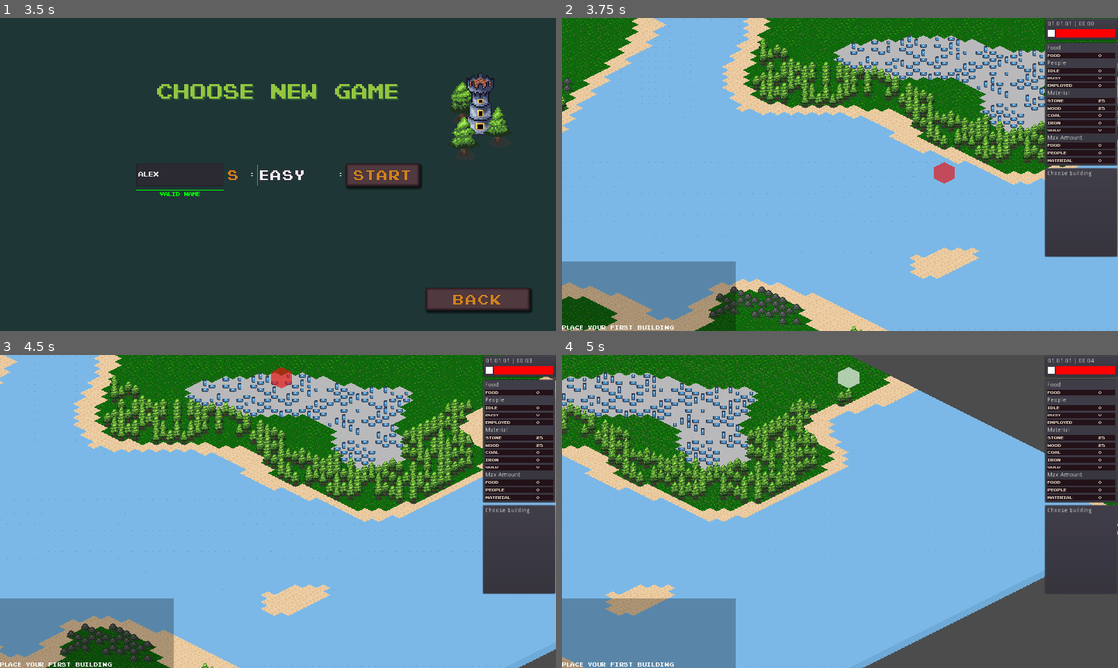
Above: before the commit, frames 1-4 (two rows, left to right).
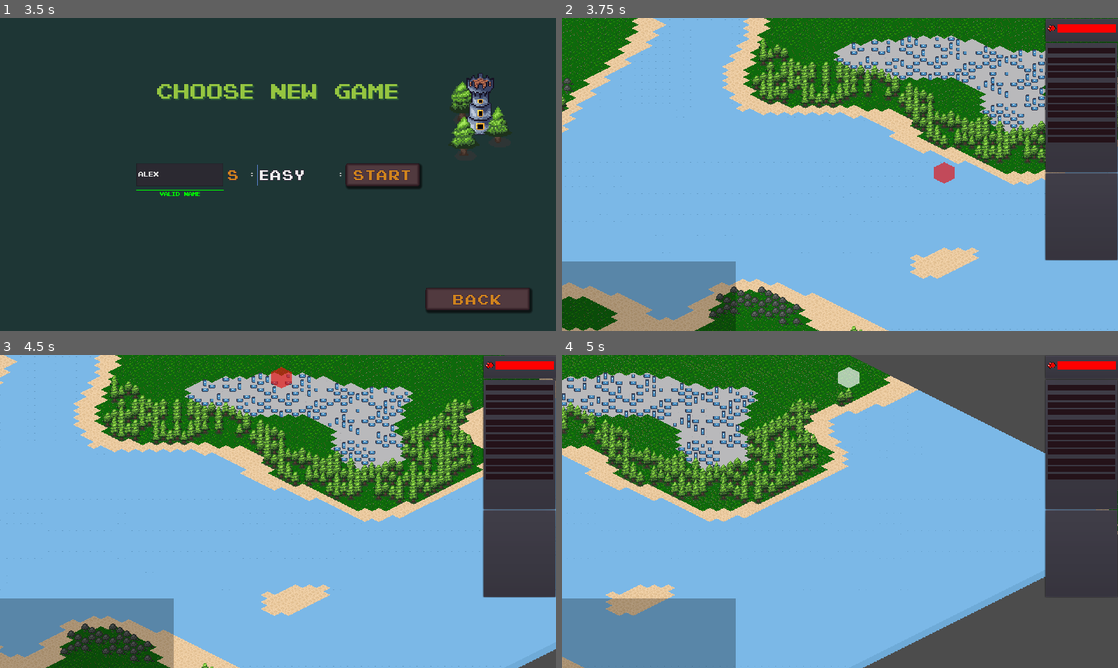
Above: after the commit, the same moments.

Repository: FilMer17/MightyTower
Game: Godot game, scene res://ui/menu/TitleMenu.tscn
Two runs of this game, one before a commit and one after it. Both use one fixed random seed, a clock stepped at 60 frames per second and the inputs below. The engine's default icon, where the game draws it, is replaced by a stand-in: a white triangle on a blue panel in a dark square.
Inputs (mouse positions are in pixels of both pictures, inside the frame that each line leads up to):
- Up to frame 1 (3.5 s): click "New Game" at 0.5 s; click (177, 174) at 1.27 s; type "Alex" at 1.35 s; click "EASY" at 2 s; click "EASY" at 2.75 s
- Up to frame 2 (3.75 s): click "Start" at 3.5 s
- Up to frame 3 (4.5 s): tap Enter at 4.25 s; move the mouse to (289, 380) at 4.27 s; hold Right (ui_right) from 4.28 s (still down); hold 1 (building1) from 4.28 s (still down); click (289, 380) at 4.42 s
- Up to frame 4 (5 s): keep holding Right (ui_right); keep holding 1 (building1)

Frame 1 is identical in both runs. In frame 2, 3.8% of the frame differs, in the area x 0-100%, y 0-100%; in frame 3, 3.8%, in the area x 0-100%, y 1-100%; in frame 4, 3.5%.

Commit message:
Design Buildings new wooden tower|house stone house + new happiness icon

Diff:
--- a/game/data/buildings/houses/SmallHouse.tscn
+++ b/game/data/buildings/houses/SmallHouse.tscn
@@ -2,7 +2,7 @@
 
 [ext_resource path="res://source/buildings/types/House.gd" type="Script" id=1]
 [ext_resource path="res://graphics/shader/BuildingHover.shader" type="Shader" id=2]
-[ext_resource path="res://graphics/buildings/residences/Cube2.png" type="Texture" id=3]
+[ext_resource path="res://graphics/buildings/houses/WoodenHouse.png" type="Texture" id=3]
 
 [sub_resource type="ShaderMaterial" id=1]
 shader = ExtResource( 2 )
@@ -39,8 +39,9 @@
 wait_time = 0.3
 
 [node name="Sprite" type="Sprite" parent="BuildingContainer"]
-self_modulate = Color( 0.639216, 0.407843, 0.270588, 1 )
 material = SubResource( 1 )
+position = Vector2( -1.42109e-14, 7.15815 )
+scale = Vector2( 0.42, 0.42 )
 texture = ExtResource( 3 )
 
 [node name="GUIContainer" type="Node2D" parent="BuildingContainer"]
--- a/game/data/buildings/towers/SmallTower.tscn
+++ b/game/data/buildings/towers/SmallTower.tscn
@@ -2,7 +2,7 @@
 
 [ext_resource path="res://source/buildings/types/Tower.gd" type="Script" id=1]
 [ext_resource path="res://graphics/interface/Light.png" type="Texture" id=2]
-[ext_resource path="res://graphics/buildings/residences/Cube1.png" type="Texture" id=3]
+[ext_resource path="res://graphics/buildings/towers/WoodenTower.png" type="Texture" id=3]
 
 [sub_resource type="CapsuleShape2D" id=1]
 radius = 72.0
@@ -32,9 +32,8 @@
 wait_time = 0.3
 
 [node name="Sprite" type="Sprite" parent="BuildingContainer"]
-self_modulate = Color( 0.0431373, 0.12549, 0.34902, 1 )
-position = Vector2( 0, -8 )
-scale = Vector2( 1, 1.5 )
+position = Vector2( 0, -19.3303 )
+scale = Vector2( 0.5, 0.5 )
 texture = ExtResource( 3 )
 
 [node name="GUIContainer" type="Node2D" parent="BuildingContainer"]
--- a/game/global/FileSystem.gd
+++ b/game/global/FileSystem.gd
@@ -11,18 +11,18 @@
 	file.store_var(data, full_obj)
 	file.close()
 
-func get_world_data(world_name: String) -> WorldData:
+func get_world_data(world_name: String) -> Dictionary:
 	var file = File.new()
 	file.open("user://worlds/" + world_name + "/worlddata.save", File.READ)
-	var world_data = file.get_var(true)
-	var world = WorldData.new()
+	var world_data = file.get_var()
+	var world = {}
 
-	world.world_name = world_data.world_name
-	world.world_size = world_data.world_size
-	world.world_difficulty = world_data.world_difficulty
-	world.settings = world_data.settings
-	world.time = world_data.time
-	world.resources = world_data.resources
+	world["world_name"] = world_data.world_name
+	world["world_size"] = world_data.world_size
+	world["world_difficulty"] = world_data.world_difficulty
+	world["settings"] = world_data.settings
+	world["time"] = world_data.time
+	world["resources"] = world_data.resources
 
 	return world
 
@@ -47,15 +47,15 @@
 
 	return buildings_data
 
-func get_states_data(world_name: String) -> StatesData:
+func get_states_data(world_name: String) -> Dictionary:
 	var file = File.new()
 	file.open("user://worlds/" + world_name + "/states.save", File.READ)
-	var states_data = file.get_var(true)
-	var states = StatesData.new()
+	var states_data = file.get_var()
+	var states = {}
 
-	states.entities_state = states_data.entities_state
-	states.buildings_state = states_data.buildings_state
-	states.happiness = states_data.happiness
+	states["entities_state"] = states_data.entities_state
+	states["buildings_state"] = states_data.buildings_state
+	states["happiness"] = states_data.happiness
 
 	return states
 
--- a/game/global/GlobalData.gd
+++ b/game/global/GlobalData.gd
@@ -2,8 +2,10 @@
 
 var world_is_new: bool = true
 
-var world_data: WorldData = WorldData.new()
-var states_data: StatesData = StatesData.new()
+#var world_data: WorldData = WorldData.new()
+#var states_data: StatesData = StatesData.new()
+var world_data: Dictionary = {}
+var states_data: Dictionary = {}
 var buildings_data: Dictionary = {}
 var entities_data: Dictionary = {}
 var terrain_data: Dictionary = {}
@@ -33,9 +35,6 @@
 func load_worlds() -> void:
 	worlds.clear()
 
-#	for file_data in FileSystem.load_dir("user://worlds", ["save", "data"], false):
-#		worlds[file_data.id] = file_data.data
-
 	var dir = Directory.new()
 	dir.open("user://worlds")
 	var __ = dir.list_dir_begin()
--- a/game/source/buildings/Building.gd
+++ b/game/source/buildings/Building.gd
@@ -66,7 +66,7 @@
 		progress = cld_bar.get_node("Progress")
 
 		var font = cld_bar.get_node("Countdown").get("custom_fonts/font")
-		font.size = 5
+		font.size = 10
 		cld_bar.get_node("Countdown").text = ""
 
 		cld_temp = cooldown.duplicate()
@@ -117,7 +117,7 @@
 			progress = cld_bar.get_node("Progress")
 
 			var font = cld_bar.get_node("Countdown").get("custom_fonts/font")
-			font.size = 5
+			font.size = 10
 			cld_bar.get_node("Countdown").text = ""
 
 			cld_temp = buildings.states[position].time
--- a/game/source/entities/Entity.gd
+++ b/game/source/entities/Entity.gd
@@ -90,7 +90,7 @@
 		progress = cld_bar.get_node("Progress")
 
 		var font = cld_bar.get_node("Countdown").get("custom_fonts/font")
-		font.size = 4
+		font.size = 8
 
 		progress.visible = false
 		cld_bar.get_node("Countdown").text = "Pick up"
@@ -108,7 +108,7 @@
 	progress = cld_bar.get_node("Progress")
 
 	var font = cld_bar.get_node("Countdown").get("custom_fonts/font")
-	font.size = 4
+	font.size = 8
 
 	var __ = clock.connect("timeout", self, "_on_Mine_cooldown")
 	clock.start()
@@ -183,7 +183,7 @@
 		progress = cld_bar.get_node("Progress")
 
 		var font = cld_bar.get_node("Countdown").get("custom_fonts/font")
-		font.size = 4
+		font.size = 8
 
 		cld_temp = cooldown.duplicate()
 		var __ = clock.connect("timeout", self, "_on_Mine_cooldown")
--- a/game/source/game/Game.tscn
+++ b/game/source/game/Game.tscn
@@ -80,12 +80,16 @@
 [node name="HUD" type="CanvasLayer" parent="GameUI"]
 
 [node name="ResourcesOverview" parent="GameUI/HUD" instance=ExtResource( 8 )]
-margin_top = -305.414
-margin_bottom = -19.4142
+margin_left = -169.0
+margin_top = -305.0
+margin_right = 1.0
+margin_bottom = -5.0
 
 [node name="BuildingOverview" parent="GameUI/HUD" instance=ExtResource( 7 )]
-margin_top = 343.657
-margin_bottom = -169.343
+margin_left = -169.0
+margin_top = 355.0
+margin_right = 1.0
+margin_bottom = -160.0
 
 [node name="BuilderOverview" parent="GameUI/HUD" instance=ExtResource( 9 )]
 margin_left = 3.36353
@@ -94,7 +98,7 @@
 [node name="TimeOverview" parent="GameUI/HUD" instance=ExtResource( 10 )]
 margin_left = -169.0
 margin_right = 1.0
-margin_bottom = 52.0
+margin_bottom = 55.0
 
 [node name="GameCamera" parent="." instance=ExtResource( 2 )]
 pause_mode = 1
--- a/game/source/world/World.gd
+++ b/game/source/world/World.gd
@@ -38,9 +38,9 @@
 
 func save_world_data() -> void:
 	var w_data = GlobalData.world_data
-	w_data.settings = settings.save_data()
-	w_data.time = time.save_data()
-	w_data.resources = resources.save_data()
+	w_data["settings"] = settings.save_data()
+	w_data["time"] = time.save_data()
+	w_data["resources"] = resources.save_data()
 
 	var b_data = Scene.search("Buildings").data
 	GlobalData.buildings_data = b_data
@@ -52,9 +52,9 @@
 	GlobalData.terrain_data = t_data
 
 	var s_data = GlobalData.states_data
-	s_data.entities_state = Scene.search("Entities").states
-	s_data.buildings_state = Scene.search("Buildings").states
-	s_data.happiness = Scene.search("TimeOverview").change
+	s_data["entities_state"] = Scene.search("Entities").states
+	s_data["buildings_state"] = Scene.search("Buildings").states
+	s_data["happiness"] = Scene.search("TimeOverview").change
 
 	FileSystem.save_world(w_data, "worlddata", true)
 	FileSystem.save_world(b_data, "buildings")
--- a/game/ui/HUD/overview/BuildingOverview.tscn
+++ b/game/ui/HUD/overview/BuildingOverview.tscn
@@ -1,6 +1,7 @@
-[gd_scene load_steps=2 format=2]
+[gd_scene load_steps=3 format=2]
 
 [ext_resource path="res://ui/HUD/overview/BuildingOverview.gd" type="Script" id=1]
+[ext_resource path="res://graphics/theme/Overview.theme" type="Theme" id=2]
 
 [node name="BuildingOverview" type="Control"]
 anchor_left = 1.0
@@ -8,6 +9,7 @@
 anchor_bottom = 1.0
 margin_left = -170.0
 margin_bottom = 6.10352e-05
+theme = ExtResource( 2 )
 script = ExtResource( 1 )
 __meta__ = {
 "_edit_use_anchors_": false
@@ -15,7 +17,7 @@
 
 [node name="PanelContainer" type="PanelContainer" parent="."]
 margin_right = 170.0
-margin_bottom = 207.0
+margin_bottom = 204.0
 __meta__ = {
 "_edit_use_anchors_": false
 }
@@ -24,17 +26,17 @@
 margin_left = 7.0
 margin_top = 7.0
 margin_right = 163.0
-margin_bottom = 200.0
+margin_bottom = 197.0
 __meta__ = {
 "_edit_use_anchors_": false
 }
 
 [node name="Title" type="Label" parent="PanelContainer/Container"]
 margin_right = 156.0
-margin_bottom = 14.0
+margin_bottom = 18.0
 text = "Building name"
 
 [node name="ItemsContainer" type="VBoxContainer" parent="PanelContainer/Container"]
-margin_top = 18.0
+margin_top = 22.0
 margin_right = 156.0
-margin_bottom = 18.0
+margin_bottom = 22.0
--- a/game/ui/HUD/overview/ResourcesOverview.tscn
+++ b/game/ui/HUD/overview/ResourcesOverview.tscn
@@ -1,7 +1,8 @@
-[gd_scene load_steps=3 format=2]
+[gd_scene load_steps=4 format=2]
 
 [ext_resource path="res://ui/game/item/InfoItem.tscn" type="PackedScene" id=1]
 [ext_resource path="res://ui/HUD/overview/ResourcesOverview.gd" type="Script" id=2]
+[ext_resource path="res://graphics/theme/Overview.theme" type="Theme" id=3]
 
 [node name="ResourcesOverview" type="Control"]
 anchor_left = 1.0
@@ -11,6 +12,7 @@
 margin_left = -170.0
 margin_top = -320.0
 margin_bottom = -34.0
+theme = ExtResource( 3 )
 script = ExtResource( 2 )
 __meta__ = {
 "_edit_use_anchors_": false
@@ -18,7 +20,7 @@
 
 [node name="PanelContainer" type="PanelContainer" parent="."]
 margin_right = 170.0
-margin_bottom = 286.0
+margin_bottom = 302.0
 __meta__ = {
 "_edit_use_anchors_": false
 }
@@ -27,35 +29,35 @@
 margin_left = 7.0
 margin_top = 7.0
 margin_right = 163.0
-margin_bottom = 279.0
+margin_bottom = 295.0
 __meta__ = {
 "_edit_use_anchors_": false
 }
 
 [node name="Food" type="Label" parent="PanelContainer/Container"]
 margin_right = 156.0
-margin_bottom = 14.0
+margin_bottom = 18.0
 text = "Food"
 
 [node name="FoodContainer" type="VBoxContainer" parent="PanelContainer/Container"]
-margin_top = 18.0
+margin_top = 22.0
 margin_right = 156.0
-margin_bottom = 31.0
+margin_bottom = 35.0
 
 [node name="food" parent="PanelContainer/Container/FoodContainer" instance=ExtResource( 1 )]
 margin_right = 156.0
 item = "food"
 
 [node name="People" type="Label" parent="PanelContainer/Container"]
-margin_top = 35.0
+margin_top = 39.0
 margin_right = 156.0
-margin_bottom = 49.0
+margin_bottom = 57.0
 text = "People"
 
 [node name="PeopleContainer" type="VBoxContainer" parent="PanelContainer/Container"]
-margin_top = 53.0
+margin_top = 61.0
 margin_right = 156.0
-margin_bottom = 100.0
+margin_bottom = 108.0
 
 [node name="idle" parent="PanelContainer/Container/PeopleContainer" instance=ExtResource( 1 )]
 margin_right = 156.0
@@ -74,15 +76,15 @@
 item = "employed"
 
 [node name="Material" type="Label" parent="PanelContainer/Container"]
-margin_top = 104.0
+margin_top = 112.0
 margin_right = 156.0
-margin_bottom = 118.0
+margin_bottom = 130.0
 text = "Material"
 
 [node name="MaterialContainer" type="VBoxContainer" parent="PanelContainer/Container"]
-margin_top = 122.0
+margin_top = 134.0
 margin_right = 156.0
-margin_bottom = 203.0
+margin_bottom = 215.0
 
 [node name="stone" parent="PanelContainer/Container/MaterialContainer" instance=ExtResource( 1 )]
 margin_right = 156.0
@@ -113,15 +115,15 @@
 item = "gold"
 
 [node name="Storage" type="Label" parent="PanelContainer/Container"]
-margin_top = 207.0
+margin_top = 219.0
 margin_right = 156.0
-margin_bottom = 221.0
+margin_bottom = 237.0
 text = "Max Amount"
 
 [node name="StorageContainer" type="VBoxContainer" parent="PanelContainer/Container"]
-margin_top = 225.0
+margin_top = 241.0
 margin_right = 156.0
-margin_bottom = 272.0
+margin_bottom = 288.0
 __meta__ = {
 "_edit_use_anchors_": false
 }
--- a/game/ui/HUD/overview/TimeOverview.tscn
+++ b/game/ui/HUD/overview/TimeOverview.tscn
@@ -1,12 +1,22 @@
-[gd_scene load_steps=3 format=2]
+[gd_scene load_steps=6 format=2]
 
 [ext_resource path="res://graphics/interface/white.png" type="Texture" id=1]
 [ext_resource path="res://ui/HUD/overview/TimeOverview.gd" type="Script" id=2]
+[ext_resource path="res://graphics/font/WagnerModern-OJE8.ttf" type="DynamicFontData" id=3]
+[ext_resource path="res://graphics/icons/HappinessIcon.png" type="Texture" id=4]
+
+[sub_resource type="DynamicFont" id=1]
+size = 17
+use_mipmaps = true
+extra_spacing_top = 1
+extra_spacing_char = 2
+font_data = ExtResource( 3 )
 
 [node name="TimeOverview" type="Control"]
 anchor_left = 1.0
 anchor_right = 1.0
-margin_left = -1280.0
+margin_left = -1279.47
+margin_right = 0.529785
 margin_bottom = 720.0
 script = ExtResource( 2 )
 __meta__ = {
@@ -17,7 +27,7 @@
 anchor_left = 1.0
 anchor_right = 1.0
 margin_left = -170.0
-margin_bottom = 52.0
+margin_bottom = 56.0
 __meta__ = {
 "_edit_use_anchors_": false
 }
@@ -25,33 +35,35 @@
 [node name="VBoxContainer" type="VBoxContainer" parent="PanelContainer"]
 margin_left = 7.0
 margin_top = 7.0
-margin_right = 163.0
-margin_bottom = 45.0
+margin_right = 165.0
+margin_bottom = 50.0
 __meta__ = {
 "_edit_use_anchors_": false
 }
 
 [node name="Time" type="Label" parent="PanelContainer/VBoxContainer"]
-margin_right = 156.0
-margin_bottom = 14.0
+margin_right = 158.0
+margin_bottom = 19.0
+custom_fonts/font = SubResource( 1 )
 text = "01.01.1000 00:00"
+valign = 1
 
 [node name="HBoxContainer" type="HBoxContainer" parent="PanelContainer/VBoxContainer"]
-margin_top = 18.0
-margin_right = 156.0
-margin_bottom = 38.0
+margin_top = 23.0
+margin_right = 158.0
+margin_bottom = 43.0
 
 [node name="Tween" type="Tween" parent="PanelContainer/VBoxContainer/HBoxContainer"]
 
 [node name="Icon" type="TextureRect" parent="PanelContainer/VBoxContainer/HBoxContainer"]
-margin_right = 16.0
+margin_right = 19.0
 margin_bottom = 20.0
-texture = ExtResource( 1 )
+texture = ExtResource( 4 )
 stretch_mode = 4
 
 [node name="Progress" type="TextureProgress" parent="PanelContainer/VBoxContainer/HBoxContainer"]
-margin_left = 20.0
-margin_right = 155.0
+margin_left = 23.0
+margin_right = 158.0
 margin_bottom = 20.0
 value = 75.0
 texture_under = ExtResource( 1 )
--- a/game/ui/bar/CooldownBar.tscn
+++ b/game/ui/bar/CooldownBar.tscn
@@ -1,12 +1,14 @@
 [gd_scene load_steps=4 format=2]
 
 [ext_resource path="res://graphics/interface/white.png" type="Texture" id=1]
-[ext_resource path="res://graphics/font/Pixeled.ttf" type="DynamicFontData" id=2]
+[ext_resource path="res://graphics/font/WagnerModern-OJE8.ttf" type="DynamicFontData" id=2]
 
 [sub_resource type="DynamicFont" id=1]
 resource_local_to_scene = true
-size = 6
-extra_spacing_top = -2
+size = 15
+use_mipmaps = true
+extra_spacing_top = -1
+extra_spacing_char = 1
 font_data = ExtResource( 2 )
 
 [node name="CooldownBar" type="Control"]
--- a/game/ui/game/Counter/ResourceCounter.tscn
+++ /dev/null
@@ -1,37 +0,0 @@
-[gd_scene load_steps=2 format=2]
-
-[ext_resource path="res://icon.png" type="Texture" id=2]
-
-[node name="ResourceCounter" type="NinePatchRect"]
-margin_right = 64.0
-margin_bottom = 24.0
-texture = ExtResource( 2 )
-__meta__ = {
-"_edit_use_anchors_": false
-}
-
-[node name="Icon" type="TextureRect" parent="."]
-anchor_left = 1.0
-anchor_top = 0.5
-anchor_right = 1.0
-anchor_bottom = 0.5
-margin_left = -32.0
-margin_top = -12.0
-margin_bottom = 12.0
-stretch_mode = 1
-__meta__ = {
-"_edit_use_anchors_": false
-}
-
-[node name="Label" type="Label" parent="."]
-anchor_top = 0.5
-anchor_bottom = 0.5
-margin_top = -12.0
-margin_right = 32.0
-margin_bottom = 12.0
-text = "10"
-align = 1
-valign = 1
-__meta__ = {
-"_edit_use_anchors_": false
-}
--- a/game/ui/game/item/InfoItem.tscn
+++ b/game/ui/game/item/InfoItem.tscn
@@ -2,11 +2,12 @@
 
 [ext_resource path="res://graphics/theme/Info.theme" type="Theme" id=1]
 [ext_resource path="res://ui/game/item/InfoItem.gd" type="Script" id=2]
-[ext_resource path="res://graphics/font/PixelFont.ttf" type="DynamicFontData" id=3]
+[ext_resource path="res://graphics/font/WagnerModern-OJE8.ttf" type="DynamicFontData" id=3]
 
 [sub_resource type="DynamicFont" id=1]
 resource_local_to_scene = true
-size = 10
+size = 12
+use_mipmaps = true
 font_data = ExtResource( 3 )
 
 [node name="InfoItem" type="Panel"]
@@ -21,8 +22,8 @@
 
 [node name="Item" type="Label" parent="."]
 anchor_bottom = 1.0
-margin_left = 1.0
-margin_right = 49.0
+margin_left = 0.833145
+margin_right = 48.8331
 text = "stone"
 valign = 1
 __meta__ = {
@@ -30,13 +31,14 @@
 }
 
 [node name="Number" type="Label" parent="."]
-anchor_left = 1.0
-anchor_right = 1.0
+anchor_left = 0.99828
+anchor_right = 0.99828
 anchor_bottom = 1.0
-margin_left = -38.0
+margin_left = -37.8331
+margin_right = 0.166855
 custom_fonts/font = SubResource( 1 )
 text = "0"
-valign = 1
+valign = 2
 __meta__ = {
 "_edit_use_anchors_": false
 }
--- a/game/ui/menu/Console.gd
+++ b/game/ui/menu/Console.gd
@@ -6,7 +6,7 @@
 onready var vbox := $Container/VBox as VBoxContainer
 onready var text_output := $Container/VBox/TextOutput as RichTextLabel
 
-export var size := 140
+export var size := 160
 
 var lines: Array = []
 var last_line: String = ""
--- a/game/ui/menu/Console.tscn
+++ b/game/ui/menu/Console.tscn
@@ -1,7 +1,7 @@
 [gd_scene load_steps=5 format=2]
 
 [ext_resource path="res://ui/menu/Console.gd" type="Script" id=1]
-[ext_resource path="res://graphics/font/PixelFont.ttf" type="DynamicFontData" id=2]
+[ext_resource path="res://graphics/font/WagnerModern-OJE8.ttf" type="DynamicFontData" id=2]
 
 [sub_resource type="Animation" id=1]
 resource_name = "fading"
@@ -20,8 +20,9 @@
 }
 
 [sub_resource type="DynamicFont" id=2]
-size = 13
+size = 15
 use_mipmaps = true
+use_filter = true
 extra_spacing_char = 1
 font_data = ExtResource( 2 )
 
--- a/game/ui/menu/NewGameMenu.gd
+++ b/game/ui/menu/NewGameMenu.gd
@@ -28,9 +28,9 @@
 
 func _on_Play_pressed():
 	var w_data = GlobalData.world_data
-	w_data.world_name = $HBoxContainer/Name.text
-	w_data.world_size = $HBoxContainer/Size.text
-	w_data.world_difficulty = $HBoxContainer/Difficulty.text
+	w_data["world_name"] = $HBoxContainer/Name.text
+	w_data["world_size"] = $HBoxContainer/Size.text
+	w_data["world_difficulty"] = $HBoxContainer/Difficulty.text
 
 	var dir = Directory.new()
 	dir.open("user://worlds")
Binary file added: game/graphics/buildings/houses/StoneHouse.png
Not shown, added: game/graphics/buildings/houses/StoneHouse.png.import
Binary file added: game/graphics/buildings/houses/WoodenHouse.png
Not shown, added: game/graphics/buildings/houses/WoodenHouse.png.import
Binary file added: game/graphics/buildings/towers/WoodenTower.png
Not shown, added: game/graphics/buildings/towers/WoodenTower.png.import
Binary file added: game/graphics/icons/HappinessIcon.png
Not shown, added: game/graphics/icons/HappinessIcon.png.import
Binary file changed: game/graphics/theme/Info.theme
Binary file added: game/graphics/theme/Overview.theme
Binary file removed: game/ui/game/Counter/global_game.theme
